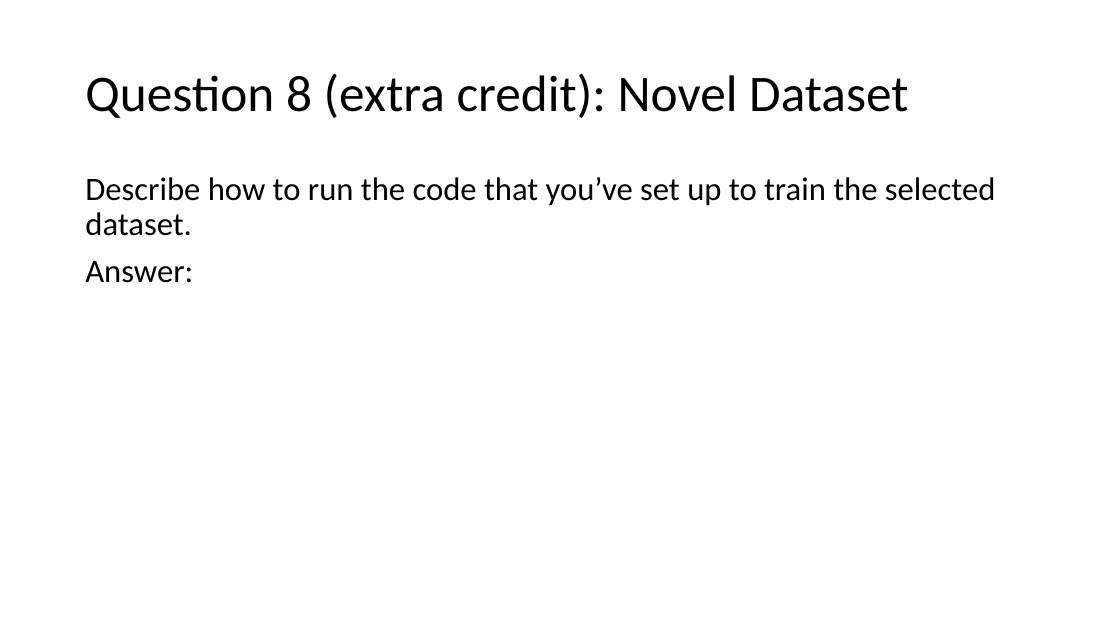
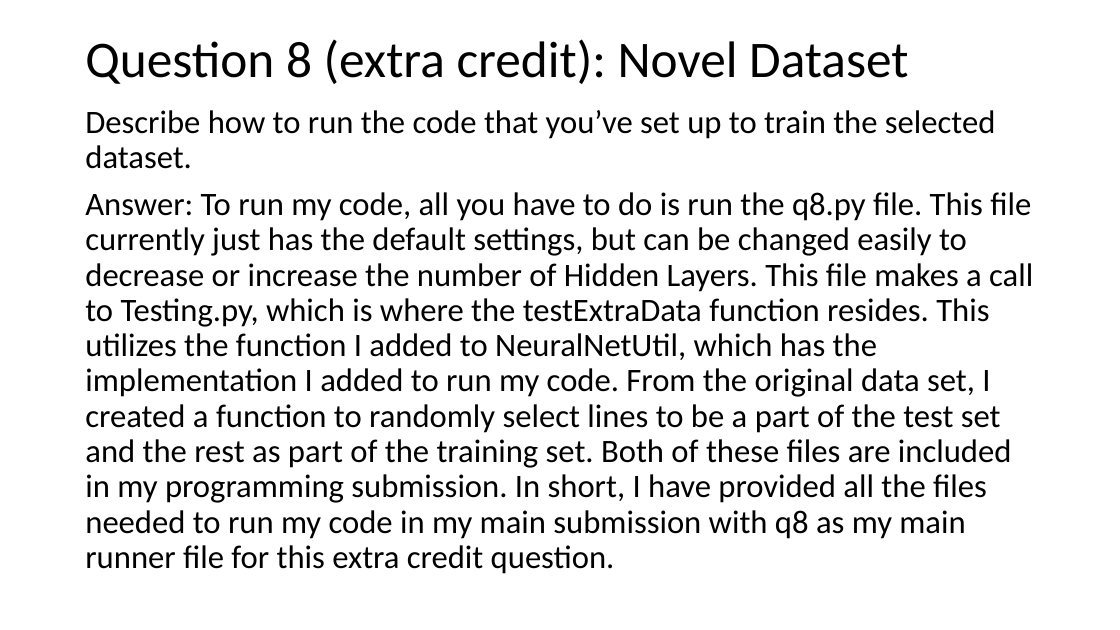
Before and after one commit to Lucas-Luwa/Artificial-Intelligence, a slide deck: slide 14 of Project 4/NeuralNet_report.pptx. Drawn at 1120x630 pixels with LibreOffice and Linux fonts; fonts in the diff are those of the drawing. Boxes give left, top, right and bottom in pixels: in the first picture for what was removed or moved away, otherwise in the second. Text is boxed around its words. In the diff, an @@ line names an element or a change of style, - is before the commit and + after.

```diff
--- a/Project 4/NeuralNet_report.pptx
+++ b/Project 4/NeuralNet_report.pptx
@@ title "Question 8 (extra credit): Novel ...": place and size @@
-title "Question 8 (extra credit): Novel ..." at (85, 73, 908, 118)
+title "Question 8 (extra credit): Novel ..." at (85, 39, 908, 84)
@@ text "Describe how to run the ...": place and size @@
-text "Describe how to run the ..." at (85, 177, 996, 283)
+text "Describe how to run the ..." at (85, 110, 1033, 574)
@@ text at (85, 192, 1033, 574): text changed @@
-Answer:
+Answer: To run my code, all you have to do is run the q8.py file. This file currently just has the default settings, but can be changed easily to decrease or increase the number of Hidden Layers. This file makes a call to Testing.py, which is where the testExtraData function resides. This utilizes the function I added to NeuralNetUtil, which has the implementation I added to run my code. From the original data set, I created a function to randomly select lines to be a part of the test set and the rest as part of the training set. Both of these files are included in my programming submission. In short, I have provided all the files needed to run my code in my main submission with q8 as my main runner file for this extra credit question.
```
Also in this commit, not shown: 4 other slides changed, 36 other files.
